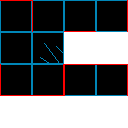
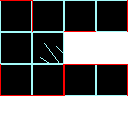
Before/after of a (128, 128) layered artwork. What changed in the layer stack:
painted on "Calque Copié #8" over <box>32,32,64,64</box>
painted on "Calque Copié #7" over <box>32,64,63,95</box>
painted on "Calque Copié #6" over <box>65,65,96,96</box>
painted on "Calque Copié #5" over <box>96,65,127,96</box>
painted on "Calque Copié #4" over <box>1,64,32,95</box>
painted on "Calque Copié #3" over <box>64,0,96,31</box>
painted on "Calque Copié #2" over <box>96,0,127,32</box>
painted on "Calque Copié #1" over <box>0,1,32,32</box>
painted on "Calque Copié" over <box>33,0,64,32</box>
painted on "Calque" over <box>0,32,32,64</box>
